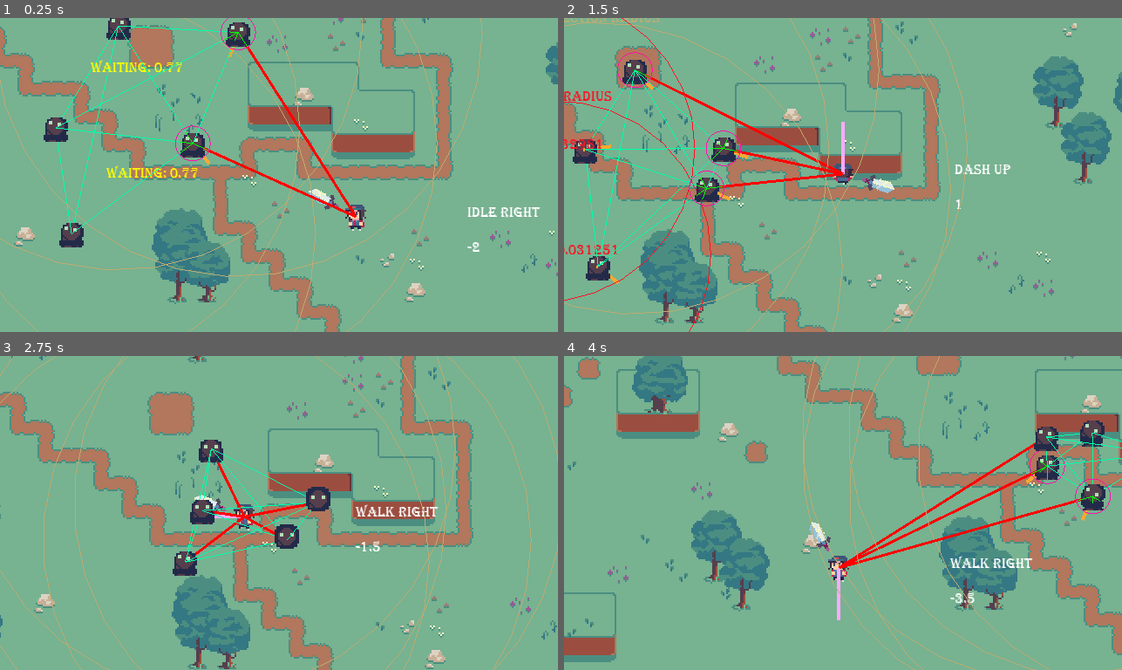
Above: before the commit, frames 1-4 (two rows, left to right).
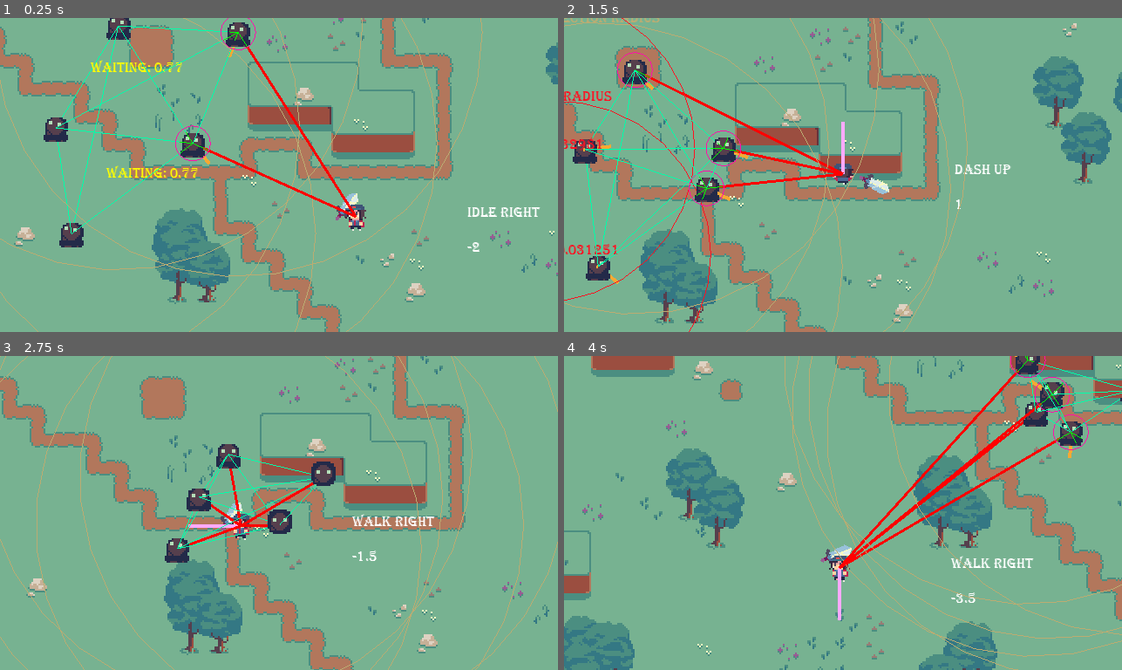
Above: after the commit, the same moments.

Repository: OceanBoy612/SimpleRPG
Game: Godot game, scene res://Code/Maps/Map1.tscn
Same seed, same stepped clock (60 frames per second), same inputs: the game is played once before the commit and once after it. The engine's default icon, where the game draws it, is replaced by a stand-in: a white triangle on a blue panel in a dark square.
Inputs (mouse positions are in pixels of both pictures, inside the frame that each line leads up to):
- Up to frame 1 (0.25 s): no input
- Up to frame 2 (1.5 s): tap Enter (ui_accept) at 0.5, 0.77 s; move the mouse to (815, 237) at 0.52 s; hold Up (ui_up) from 0.53 s (still down); click (815, 237) at 0.6 s; move the mouse to (1010, 222) at 1.27 s; click (1010, 222) at 1.35 s
- Up to frame 3 (2.75 s): tap Enter (ui_accept) at 1.52 s; move the mouse to (111, 465) at 2.02 s; release Up (ui_up) at 2.03 s; hold Left (ui_left) from 2.03 s (still down); hold E (interact) from 2.03 s (still down); click (111, 465) at 2.3 s
- Up to frame 4 (4 s): move the mouse to (870, 513) at 2.77 s; release E (interact) at 2.78 s; click (870, 513) at 2.85 s; tap Enter (ui_accept) at 3.02, 3.77 s; move the mouse to (759, 434) at 3.52 s; release Left (ui_left) at 3.53 s; hold Down (ui_down) from 3.53 s (still down); click (759, 434) at 3.6 s

The runs differ from the first frame. In frame 1, 0.2% of the frame differs, in the area x 55-65%, y 54-65%; in frame 2, 0.2%; in frame 3, 25%; in frame 4, 35%, in the area x 0-100%, y 0-100%.
Error before the commit: Invalid set index 'disabled' (on base: 'null instance') with value of type 'bool'. (res://Code/Character)

Commit message:
Added back the player changes.

Diff:
--- a/src/Code/Character Controller/Player.tscn
+++ b/src/Code/Character Controller/Player.tscn
@@ -133,7 +133,7 @@
 
 [sub_resource type="Curve2D" id=18]
 _data = {
-"points": PoolVector2Array( 4.04089, -1.77943, 0, 0, -48.75, 9.25, 0, 0, 0, 0, -47.25, 13.125, -0.139865, 15.313, 0.139865, -15.313, -39.875, -0.125, 0, 0, 0, 0, -47, -12.125, 0, 0, 3.91397, 1.75505, -48.5, -8.75 )
+"points": PoolVector2Array( 4.04089, -1.77943, 0, 0, -44.4374, -1.08576, 0, 0, 0, 0, -38.1306, -1.82154, 0.175471, -2.45094, -0.175471, 2.45094, -34.1364, 1.75227, 0, 0, 0, 0, -38.8664, 9.11011 )
 }
 
 [sub_resource type="RectangleShape2D" id=19]
@@ -146,7 +146,7 @@
 speed = 100.0
 faction = 1
 hostile_factions = 12
-attack_area_path = NodePath("Facing/Weapon/Path2D/PathFollow2D/AttackArea")
+attack_area_path = NodePath("Facing/Weapon/Path2D/PathFollow2D/WeaponSprite/AttackArea")
 
 [node name="CollisionShape2D" type="CollisionShape2D" parent="."]
 shape = SubResource( 1 )
@@ -169,46 +169,47 @@
 script = ExtResource( 1 )
 speed = 100
 
+[node name="Facing" type="RayCast2D" parent="."]
+cast_to = Vector2( 50, 0 )
+collision_mask = 33
+script = ExtResource( 3 )
+
+[node name="Weapon" type="Node2D" parent="Facing"]
+position = Vector2( 52, 0 )
+script = ExtResource( 7 )
+delay_time = 0.0
+attack_time = 0.24
+
+[node name="Tween" type="Tween" parent="Facing/Weapon"]
+
+[node name="Path2D" type="Path2D" parent="Facing/Weapon"]
+position = Vector2( 0.10511, 0 )
+curve = SubResource( 18 )
+
+[node name="PathFollow2D" type="PathFollow2D" parent="Facing/Weapon/Path2D"]
+position = Vector2( -44.4374, -1.08576 )
+rotation = -0.152587
+loop = false
+
+[node name="WeaponSprite" type="AnimatedSprite" parent="Facing/Weapon/Path2D/PathFollow2D"]
+rotation = -0.785398
+frames = ExtResource( 5 )
+animation = "Broadsword"
+
+[node name="AttackArea" type="Area2D" parent="Facing/Weapon/Path2D/PathFollow2D/WeaponSprite"]
+position = Vector2( 16.5319, -17.174 )
+rotation = -2.38786
+collision_layer = 0
+collision_mask = 36
+
+[node name="CollisionShape2D" type="CollisionShape2D" parent="Facing/Weapon/Path2D/PathFollow2D/WeaponSprite/AttackArea"]
+position = Vector2( 0.325951, -20.5513 )
+rotation = -3.09796
+shape = SubResource( 19 )
+
 [node name="SmartSprite" type="AnimatedSprite" parent="."]
 frames = ExtResource( 2 )
 animation = "Idle Down"
 frame = 1
 script = ExtResource( 4 )
 DEBUG = true
-
-[node name="Facing" type="RayCast2D" parent="."]
-cast_to = Vector2( 50, 0 )
-collision_mask = 33
-script = ExtResource( 3 )
-
-[node name="Weapon" type="Node2D" parent="Facing"]
-position = Vector2( 52, 0 )
-script = ExtResource( 7 )
-delay_time = 0.0
-attack_time = 0.24
-
-[node name="Tween" type="Tween" parent="Facing/Weapon"]
-
-[node name="Path2D" type="Path2D" parent="Facing/Weapon"]
-curve = SubResource( 18 )
-
-[node name="PathFollow2D" type="PathFollow2D" parent="Facing/Weapon/Path2D"]
-position = Vector2( -39.8818, 0.346656 )
-rotation = -1.59275
-offset = 19.8493
-loop = false
-
-[node name="AttackArea" type="Area2D" parent="Facing/Weapon/Path2D/PathFollow2D"]
-position = Vector2( -0.263598, 31.1804 )
-collision_layer = 0
-collision_mask = 36
-
-[node name="CollisionShape2D" type="CollisionShape2D" parent="Facing/Weapon/Path2D/PathFollow2D/AttackArea"]
-position = Vector2( 0.518366, -23.6069 )
-shape = SubResource( 19 )
-
-[node name="WeaponSprite" type="AnimatedSprite" parent="Facing/Weapon/Path2D/PathFollow2D"]
-position = Vector2( 0.0372043, 7.34433 )
-rotation = 2.38786
-frames = ExtResource( 5 )
-animation = "Broadsword"
